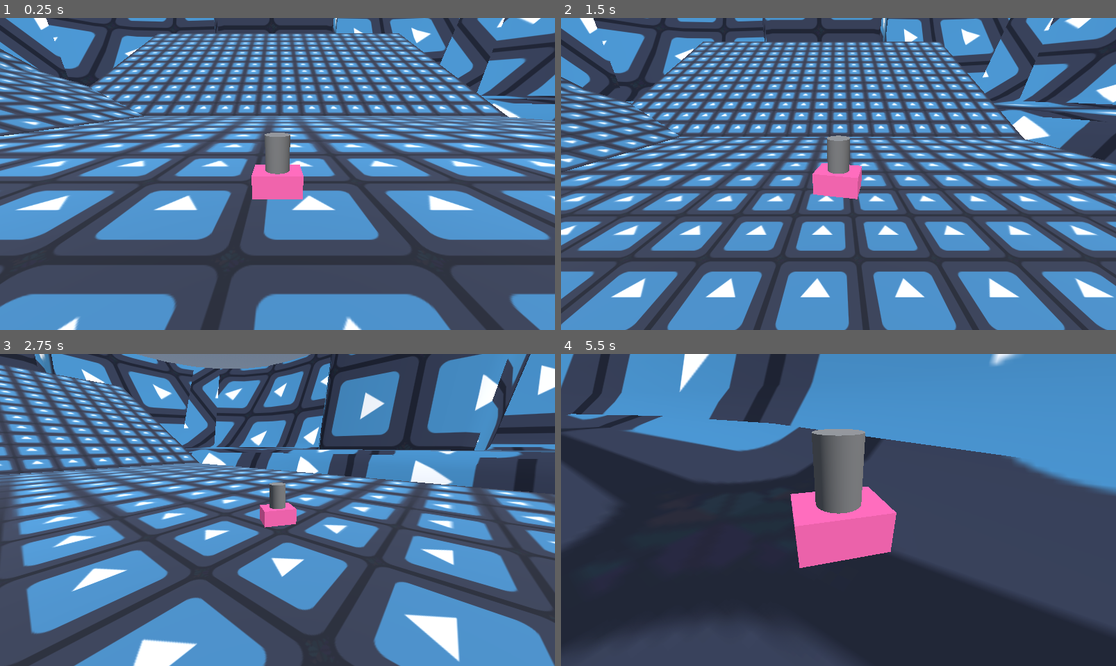
Above: before the commit, frames 1-4 (two rows, left to right).
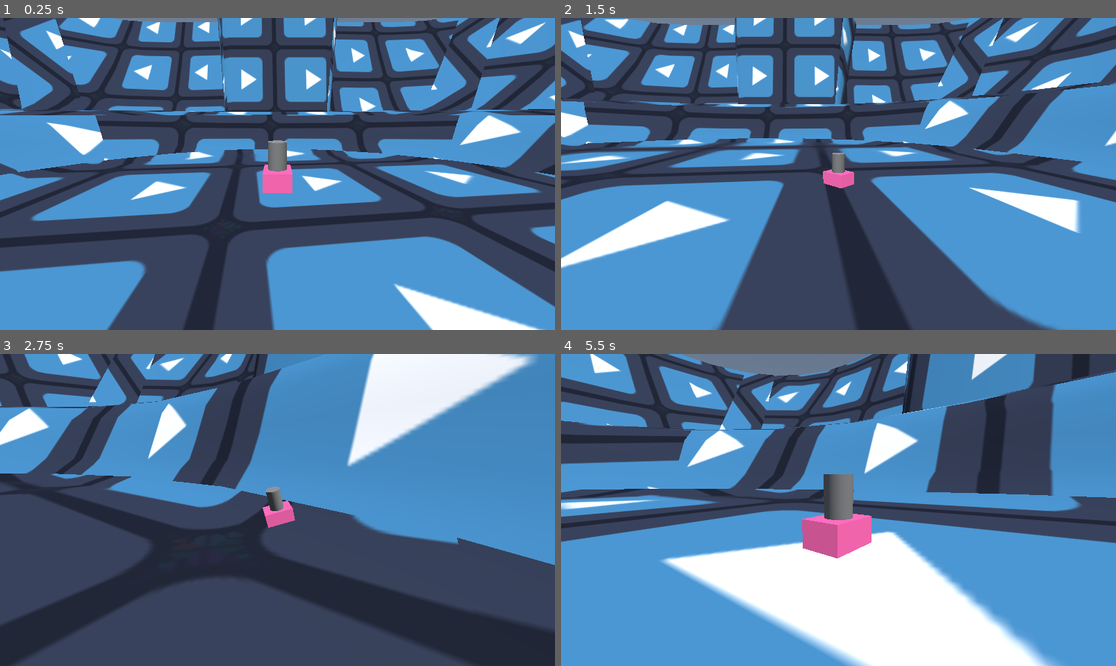
Above: after the commit, the same moments.

Repository: michaelcegielka/GlobalGameJam2025
Game: Godot game, scene res://Objects/main_scene.tscn
The game is run twice, just before and just after one commit, with the same random seed, the same clock (stepped at 60 frames per second) and the same inputs. The engine's default icon, where the game draws it, is replaced by a stand-in: a white triangle on a blue panel in a dark square.
Inputs:
- Up to frame 1 (0.25 s): no input
- Up to frame 2 (1.5 s): hold D (Right) 0.53-1.28 s; hold B (Dash, bound only after the commit) 0.53-1.28 s; tap Space (Jump) at 0.77 s; hold S (Backward) from 1.28 s (still down); tap Down (CamDown) at 1.35 s
- Up to frame 3 (2.75 s): tap Space (Jump) at 1.52 s; tap B (Dash, bound only after the commit) at 1.55, 2.3 s; release S (Backward) at 2.03 s; hold D (Right) from 2.03 s (still down); hold Left (CamLeft) from 2.03 s (still down)
- Up to frame 4 (5.5 s): release D (Right) at 2.78 s; release Left (CamLeft) at 2.78 s; hold W (Forward) 2.78-3.53 s; tap Right (CamRight) at 2.85 s; tap Space (Jump) at 3.02, 3.77, 4.52 s; tap B (Dash, bound only after the commit) at 3.05, 3.8, 4.35 s; hold Up (CamUp) 3.53-4.28 s; hold A (Left) 3.53-5.03 s; hold S (Backward) from 5.03 s (still down); hold B (Dash, bound only after the commit) from 5.03 s (still down)

The runs differ from the first frame. In frame 1, 67% of the frame differs, in the area x 0-100%, y 0-100%; in frame 2, 67%; in frame 3, 67%; in frame 4, 78%.

Commit message:
More player stuff

Diff:
--- a/gamejam2025/Objects/PLayer/player.gd
+++ b/gamejam2025/Objects/PLayer/player.gd
@@ -2,13 +2,22 @@
 
 enum States {JUMPING, FALLING, GROUNDED, FAST, DEAD}
 
-const Acceleration = 25.0
+const WallAngleMin = PI/8
+const WallAngleMax = PI/2.5
+const WallAngleStep = (WallAngleMax - WallAngleMin) / 2.0
+
+const WallAngleSlide = PI/4.0
+const SlideAmount = 25.0
+
+const Acceleration = 20.0
+const DashAcceleration = 80.0
 const AirAcceleration = 15.0
 
 const Friction = 5.0
 const AirFriction = 1.0
 
-const MaxVelocity = 75.0
+const MaxVelocity = 35.0
+const DashVelocity = 50.0
 const JumpStrength = 25.0
 const CoyoteTime = 0.1
 
@@ -18,14 +27,16 @@
 const CamSpeedRot = 5.0
 const MinCamAngle = 0.5 # min angle for camera up
 const MaxCamAngle = -1.0 # max angle for camera down
+const MaxCamRotDifference = -PI/8.0
 
 const MinArmDistance = 8.0
 const MaxArmDistance = 16.0
 const VelocityScale = 10.0
+const UnderVelocityAngle = 10.0
 ### Controll sutff
 var current_dir := Vector3.ZERO
 var current_floor_normal := Vector3.UP
-var current_state := States.GROUNDED
+var current_state := States.FALLING
 
 @onready var coyote_timer : Timer = $CoyoteTimer
 
@@ -44,7 +55,13 @@
 
 func control_cam(delta):
 	var cam_rot_y = Input.get_action_strength("CamLeft") - Input.get_action_strength("CamRight")
-
+#	var angle_diff = abs(self.spring_arm_3d.global_rotation.y + self.model_rot_y.global_rotation.y)
+#	if cam_rot_y == 0 and angle_diff > self.MaxCamRotDifference:
+#		self.spring_arm_3d.global_rotation.y = lerp_angle(
+#			self.spring_arm_3d.global_rotation.y,
+	#		self.model_rot_y.global_rotation.y,
+	#		5.0*delta)
+	#else:
 	self.spring_arm_3d.rotation.y = lerp_angle(self.spring_arm_3d.rotation.y,
 						self.spring_arm_3d.rotation.y + cam_rot_y * self.CamSpeedRot,
 						delta)
@@ -57,7 +74,7 @@
 	self.camera_3d.look_at(self.global_position)
 
 	var distance_step = (self.MaxArmDistance - self.MinArmDistance) / 3.0
-	var velocity_scale = (self.velocity.length() - 10.0) / self.VelocityScale
+	var velocity_scale = (self.velocity.length() - self.UnderVelocityAngle) / self.VelocityScale
 	self.spring_arm_3d.spring_length = clamp(
 		self.MinArmDistance + distance_step * velocity_scale,
 		self.MinArmDistance, self.MaxArmDistance)
@@ -69,10 +86,11 @@
 
 func rot_y_model(delta, angle_accel):
 	### Rotate y so model looks into walk direction:
-	var angle = Vector2(self.velocity.x, self.velocity.z).angle()
-	self.model.rotation.y = lerp_angle(self.model.rotation.y,
-											PI/2.0 - angle,
-											angle_accel * delta)
+	if not self.current_dir == Vector3.ZERO:
+		var angle = Vector2(self.current_dir.x, self.current_dir.z).angle()#Vector2(self.velocity.x, self.velocity.z).angle()
+		self.model.rotation.y = lerp_angle(self.model.rotation.y,
+												PI/2.0 - angle,
+												angle_accel/10.0 * delta)
 
 func _physics_process(delta):
 	match self.current_state:
@@ -83,6 +101,14 @@
 		self.States.FALLING:
 			self.fall_move(delta)
 
+	# set current wall angle to enable drive on walls
+	var velocity_scale = (self.velocity.length() - self.UnderVelocityAngle) / self.VelocityScale
+	var new_angle = clamp(
+		self.WallAngleMin + velocity_scale * WallAngleStep,
+		self.WallAngleMin, self.WallAngleMax)
+	if self.is_on_floor(): new_angle = max(new_angle, self.get_floor_angle())
+	self.set_deferred("floor_max_angle", new_angle)
+
 
 func get_player_input(max_velo, accel, delta):
 	self.current_dir.x = -Input.get_action_strength("Left") + Input.get_action_strength("Right")
@@ -92,17 +118,34 @@
 	if dir_len > 1:
 		self.current_dir / dir_len
 	if dir_len > 0.05:
-
 		self.velocity = self.velocity.move_toward(max_velo * self.current_dir,
 													accel * delta)
 
+	self.check_dash(delta)
+
+
+func check_dash(delta):
+	if Input.is_action_pressed("Dash") and PlayerStats.soap_amount > 0:
+		PlayerStats.soap_amount -= PlayerStats.DashCost
+		var y_velo = self.velocity.y
+		self.velocity = self.velocity.move_toward(
+			self.DashVelocity*self.current_dir,
+			self.DashAcceleration*delta)
+		self.velocity.y = y_velo
+
 func ground_move(delta):
 	self.get_player_input(self.MaxVelocity, self.Acceleration, delta)
+
 	self.velocity.y = self.Gravity * delta
 
 	var none_rotated_velo = self.velocity
 	var basis_rot = Quaternion(self.transform.basis.y, self.get_floor_normal()).normalized()
 	self.velocity = basis_rot * self.velocity
+
+	if self.get_floor_angle() >= self.WallAngleSlide:
+		var slide_accel = 20.0*Vector3(0 ,self.Gravity, 0.0).slide(self.get_floor_normal())
+		self.velocity += delta * slide_accel
+
 	self.move_and_slide()
 	self.velocity = none_rotated_velo
 
--- a/gamejam2025/Objects/PLayer/player.tscn
+++ b/gamejam2025/Objects/PLayer/player.tscn
@@ -23,6 +23,16 @@
 [node name="CollisionShape3D" type="CollisionShape3D" parent="."]
 shape = SubResource("SphereShape3D_iext5")
 
+[node name="SpringArm3D" type="SpringArm3D" parent="."]
+spring_length = 8.0
+
+[node name="Node3D" type="Node3D" parent="SpringArm3D"]
+transform = Transform3D(1, 0, 0, 0, 1, 0, 0, 0, 1, 0, -0.42137, 8.29384)
+
+[node name="Camera3D" type="Camera3D" parent="SpringArm3D/Node3D"]
+transform = Transform3D(1, 0, 0, 0, 1, 0, 0, 0, 1, 0, 3, 0)
+current = true
+
 [node name="Model" type="Node3D" parent="."]
 
 [node name="ModelRotY" type="Node3D" parent="Model"]
@@ -38,16 +48,6 @@
 mesh = SubResource("BoxMesh_kqe2b")
 skeleton = NodePath("../../..")
 
-[node name="SpringArm3D" type="SpringArm3D" parent="."]
-spring_length = 8.0
-
-[node name="Node3D" type="Node3D" parent="SpringArm3D"]
-transform = Transform3D(1, 0, 0, 0, 1, 0, 0, 0, 1, 0, -0.42137, 8.29384)
-
-[node name="Camera3D" type="Camera3D" parent="SpringArm3D/Node3D"]
-transform = Transform3D(1, 0, 0, 0, 1, 0, 0, 0, 1, 0, 3, 0)
-current = true
-
 [node name="CoyoteTimer" type="Timer" parent="."]
 wait_time = 0.1
 one_shot = true
--- /dev/null
+++ b/gamejam2025/Objects/PLayer/player_stats.gd
@@ -0,0 +1,5 @@
+extends Node
+
+const DashCost = 0.1
+
+var soap_amount := 100.0
--- /dev/null
+++ b/gamejam2025/Objects/PLayer/player_stats.tscn
@@ -0,0 +1,6 @@
+[gd_scene load_steps=2 format=3 uid="uid://3iph01pou6hc"]
+
+[ext_resource type="Script" path="res://Objects/PLayer/player_stats.gd" id="1_l3s5d"]
+
+[node name="PlayerStats" type="Node"]
+script = ExtResource("1_l3s5d")
--- a/gamejam2025/Objects/main_scene.tscn
+++ b/gamejam2025/Objects/main_scene.tscn
@@ -22,29 +22,9 @@
 [sub_resource type="ConcavePolygonShape3D" id="ConcavePolygonShape3D_3ccqw"]
 data = PackedVector3Array(48.2469, -12.5177, 129.934, 45.582, 50, 170.951, 34.647, -12.5086, 129.94, -12.8004, 50, -191 …(89921 unchanged characters)…
 
-[sub_resource type="StandardMaterial3D" id="StandardMaterial3D_uw80t"]
-albedo_texture = ExtResource("2_yigkt")
-uv1_scale = Vector3(20, 20, 20)
-
-[sub_resource type="PlaneMesh" id="PlaneMesh_rri73"]
-size = Vector2(100, 100)
-
-[sub_resource type="ConcavePolygonShape3D" id="ConcavePolygonShape3D_0hhlr"]
-data = PackedVector3Array(50, 0, 50, -50, 0, 50, 50, 0, -50, -50, 0, 50, -50, 0, -50, 50, 0, -50)
-
-[sub_resource type="ConcavePolygonShape3D" id="ConcavePolygonShape3D_ot0uw"]
-data = PackedVector3Array(50, 0, 50, -50, 0, 50, 50, 0, -50, -50, 0, 50, -50, 0, -50, 50, 0, -50)
-
-[sub_resource type="ConcavePolygonShape3D" id="ConcavePolygonShape3D_fhpli"]
-data = PackedVector3Array(50, 0, 50, -50, 0, 50, 50, 0, -50, -50, 0, 50, -50, 0, -50, 50, 0, -50)
-
-[sub_resource type="ConcavePolygonShape3D" id="ConcavePolygonShape3D_xnxcj"]
-data = PackedVector3Array(50, 0, 50, -50, 0, 50, 50, 0, -50, -50, 0, 50, -50, 0, -50, 50, 0, -50)
-
 [node name="MainScene" type="Node3D"]
 
 [node name="Player" parent="." instance=ExtResource("1_40nht")]
-transform = Transform3D(1, 0, 0, 0, 1, 0, 0, 0, 1, 1.19174, 1.07301, 1.0006)
 
 [node name="WorldEnvironment" type="WorldEnvironment" parent="."]
 environment = SubResource("Environment_fgrld")
@@ -61,43 +41,3 @@
 
 [node name="CollisionShape3D" type="CollisionShape3D" parent="MeshInstance3D3/StaticBody3D"]
 shape = SubResource("ConcavePolygonShape3D_3ccqw")
-
-[node name="MeshInstance3D" type="MeshInstance3D" parent="."]
-transform = Transform3D(1, 0, 0, 0, 1, 0, 0, 0, 1, 0, -1.97656, 0)
-material_override = SubResource("StandardMaterial3D_uw80t")
-mesh = SubResource("PlaneMesh_rri73")
-
-[node name="StaticBody3D" type="StaticBody3D" parent="MeshInstance3D"]
-
-[node name="CollisionShape3D" type="CollisionShape3D" parent="MeshInstance3D/StaticBody3D"]
-shape = SubResource("ConcavePolygonShape3D_0hhlr")
-
-[node name="MeshInstance3D2" type="MeshInstance3D" parent="."]
-transform = Transform3D(0.953921, 0.300057, 0, -0.300057, 0.953921, 0, 0, 0, 1, -28.0166, -1.97656, 0)
-material_override = SubResource("StandardMaterial3D_uw80t")
-mesh = SubResource("PlaneMesh_rri73")
-
-[node name="StaticBody3D" type="StaticBody3D" parent="MeshInstance3D2"]
-
-[node name="CollisionShape3D" type="CollisionShape3D" parent="MeshInstance3D2/StaticBody3D"]
-shape = SubResource("ConcavePolygonShape3D_ot0uw")
-
-[node name="MeshInstance3D4" type="MeshInstance3D" parent="."]
-transform = Transform3D(0.856592, 0.515995, 0, -0.515995, 0.856592, 0, 0, 0, 1, -58.7716, 7.43423, 0)
-material_override = SubResource("StandardMaterial3D_uw80t")
-mesh = SubResource("PlaneMesh_rri73")
-
-[node name="StaticBody3D" type="StaticBody3D" parent="MeshInstance3D4"]
-
-[node name="CollisionShape3D" type="CollisionShape3D" parent="MeshInstance3D4/StaticBody3D"]
-shape = SubResource("ConcavePolygonShape3D_fhpli")
-
-[node name="MeshInstance3D5" type="MeshInstance3D" parent="."]
-transform = Transform3D(1, 0, 0, 0, 0.879781, -0.475379, 0, 0.475379, 0.879781, 1.63419, 3.07165, -46.4815)
-material_override = SubResource("StandardMaterial3D_uw80t")
-mesh = SubResource("PlaneMesh_rri73")
-
-[node name="StaticBody3D" type="StaticBody3D" parent="MeshInstance3D5"]
-
-[node name="CollisionShape3D" type="CollisionShape3D" parent="MeshInstance3D5/StaticBody3D"]
-shape = SubResource("ConcavePolygonShape3D_xnxcj")
--- a/gamejam2025/project.godot
+++ b/gamejam2025/project.godot
@@ -14,6 +14,10 @@
 run/main_scene="res://Objects/main_scene.tscn"
 config/features=PackedStringArray("4.3", "Forward Plus")
 config/icon="res://icon.svg"
+
+[autoload]
+
+PlayerStats="*res://Objects/PLayer/player_stats.tscn"
 
 [filesystem]
 
@@ -75,6 +79,12 @@
 , Object(InputEventJoypadButton,"resource_local_to_scene":false,"resource_name":"","device":-1,"button_index":0,"pressure":0.0,"pressed":false,"script":null)
 ]
 }
+Dash={
+"deadzone": 0.5,
+"events": [Object(InputEventKey,"resource_local_to_scene":false,"resource_name":"","device":-1,"window_id":0,"alt_pressed":false,"shift_pressed":false,"ctrl_pressed":false,"meta_pressed":false,"pressed":false,"keycode":0,"physical_keycode":66,"key_label":0,"unicode":98,"location":0,"echo":false,"script":null)
+, Object(InputEventJoypadButton,"resource_local_to_scene":false,"resource_name":"","device":-1,"button_index":9,"pressure":0.0,"pressed":false,"script":null)
+]
+}
 
 [layer_names]
 
Not shown: 1 places in gamejam2025/Objects/main_scene.tscn that only renumber resources
